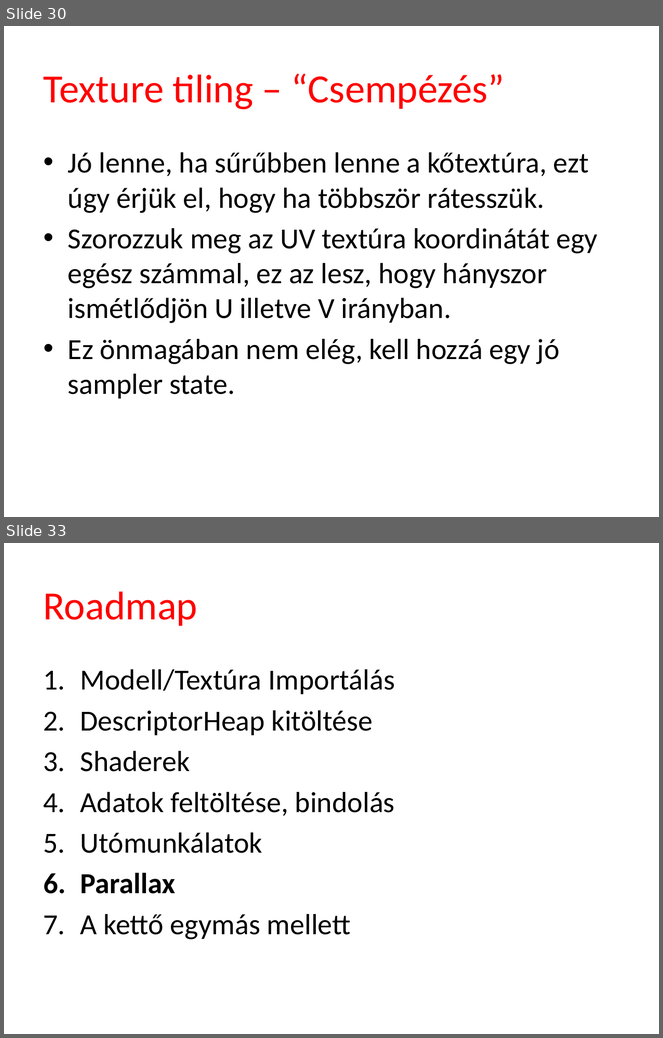
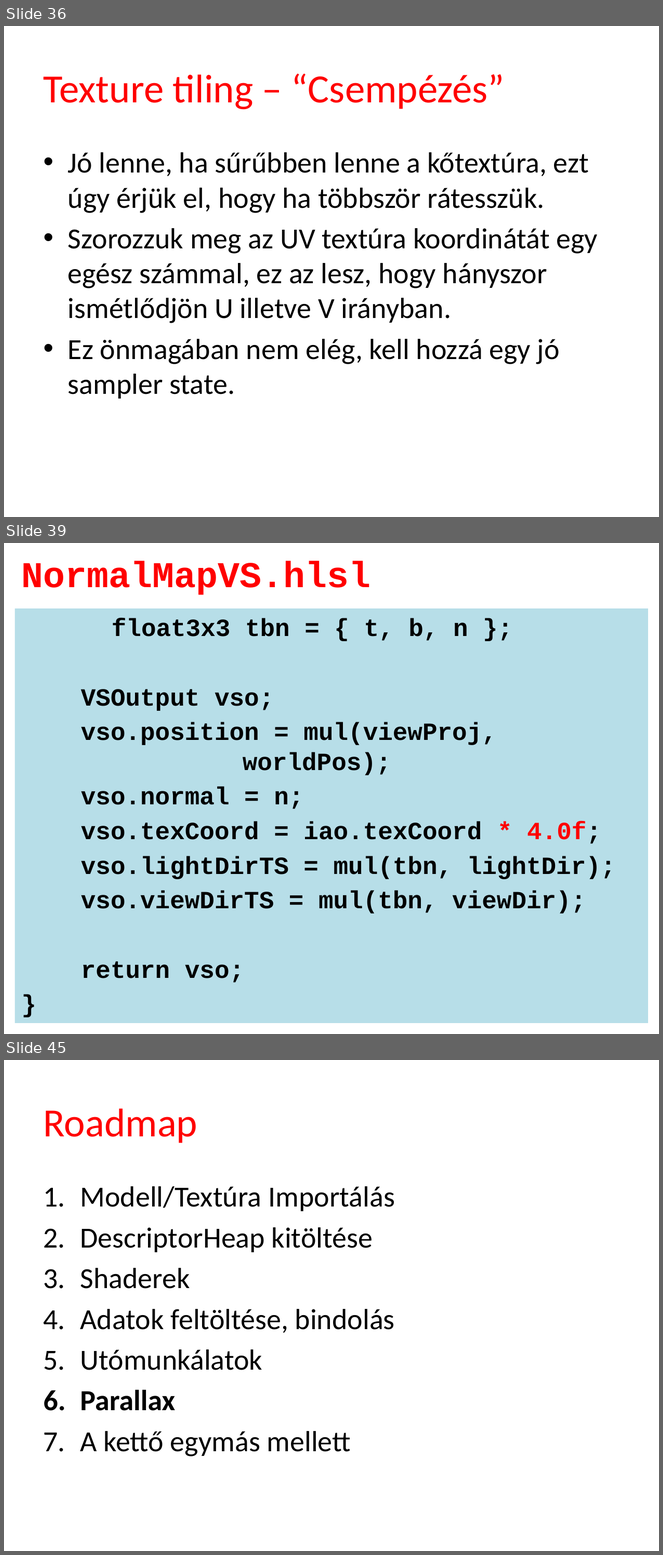
Before and after one commit to tyekx/dx12, a slide deck: Slides/ggl005-Bump.pptx. Shown one above the other, each under a label of ours: slides 30 and 33 before the commit, slides 36, 39 and 45 after it; the slides between them are not shown. The pictures are 663x1038 and 663x1555 pixels, drawn with LibreOffice and Linux fonts; fonts in the diff are those of the drawing; background and template pictures are left out. Boxes give left, top, right and bottom in pixels: in the first picture for what was removed or moved away, otherwise in the second. Text is boxed around its words. In the diff, an @@ line names an element or a change of style, - is before the commit and + after.

Commit message:
working normal mapping

```diff
--- a/Slides/ggl005-Bump.pptx
+++ b/Slides/ggl005-Bump.pptx
@@ slide 39 added at (4, 543, 659, 1034), background #FFFFFF @@
@@ title added at (22, 561, 371, 595), 40 pt, text #FF0000, bold @@
+NormalMapVS.hlsl
@@ text added at (15, 609, 649, 1023), fill #B7DEE8, 27.2 pt, text #000000, bold @@
+float3x3 tbn = { t, b, n };
+VSOutput vso;
+vso.position = mul(viewProj, worldPos);
+vso.normal = n;
+vso.texCoord = iao.texCoord * 4.0f;
+vso.lightDirTS = mul(tbn, lightDir);
+vso.viewDirTS = mul(tbn, viewDir);
+return vso;
+}
@@ what was slide 30 is now slide 36 @@
@@ what was slide 33 is now slide 45 @@
```
Also in this commit, not shown: 6 slides changed, 11 other slides added, 21 other files.
